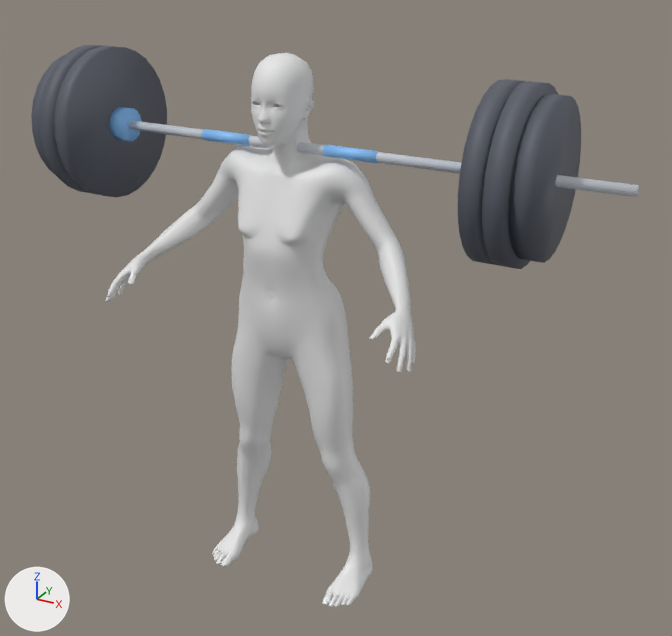
One commit to the glTF model public/models/press.glb: the scene before it, then after it.
The view is the same before and after, from a camera (50 mm lens) standing at (1.35, -2.21, 2.02) and looking at (0.12, 0.03, 0.9). Arrows for +X, +Y and +Z are at lower left; the lights stay in place. The older version comes first. Vertices at exactly the same position are counted once.

In view in the first picture: 'Human', 'bar'.
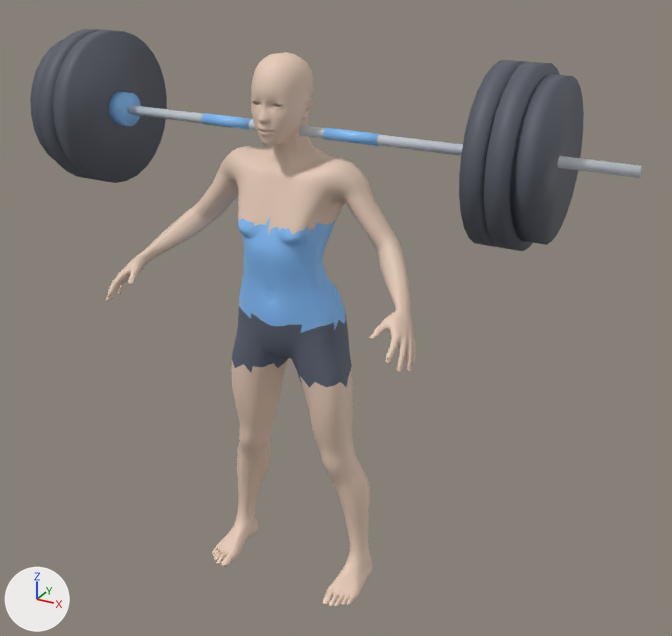
Where the change shows, as pixel boxes [x1, y1, x2, y2] in the pictures (672 x 636 px; the box of a moved part takes in the faces that stretch with it):
```json
{"object": "Human", "change": "reshaped", "before": [105, 53, 416, 607], "after": [105, 52, 416, 607]}
{"object": "bar", "change": "moved", "before": [31, 45, 639, 269], "after": [30, 29, 642, 251]}
{"part": 1, "of": "me_base", "change": "moved or reshaped", "before": [105, 92, 414, 373], "after": [105, 92, 414, 372]}
{"part": 2, "of": "me_base", "change": "moved or reshaped", "before": [324, 536, 373, 607], "after": [324, 536, 373, 606]}
{"part": 3, "of": "me_base", "change": "moved or reshaped", "before": [213, 497, 252, 565], "after": [212, 496, 252, 565]}
{"part": 4, "of": "me_base", "change": "recoloured", "before": [106, 53, 416, 607], "after": [106, 53, 416, 607], "on screen": "white to beige"}
{"part": 5, "of": "me_base", "change": "recoloured", "before": [232, 306, 352, 388], "after": [232, 306, 352, 388], "on screen": "white to greyish blue"}
{"part": 6, "of": "me_base", "change": "recoloured", "before": [239, 218, 345, 333], "after": [239, 218, 345, 333], "on screen": "white to blue"}
```

Edits to the scene script, one JSON object a line:
```json
{"op": "add", "block": "mat_shorts", "code": ["mat_shorts = principled_material('shorts')", "mat_shorts.base_color = (0.11, 0.13, 0.18)  # greyish blue #5d6576", "mat_shorts.roughness = 0.7"]}
{"op": "add", "block": "mat_skin", "code": ["mat_skin = principled_material('skin')", "mat_skin.base_color = (0.8, 0.6, 0.48)  # beige #e7cbb8", "mat_skin.roughness = 0.55"]}
{"op": "add", "block": "mat_top", "code": ["mat_top = principled_material('top')", "mat_top.base_color = (0.25, 0.55, 1.0)  # blue #89c4ff", "mat_top.roughness = 0.55"]}
{"block": "me_base", "where": "me_base.from_pydata(...)  # 6691 vertices, 13378 faces; spans x -0.5..0.5, y -0.32..0.1, z 0.0..1.67"}
{"block": "me_base", "where": "# used by ob_human; location = (0.0, 0.0, 0.0)"}
{"block": "me_base", "change": "me_base part 1: 139 vertices moved within x -0.49..0.49, y -0.31..0.03, z 0.95..1.58; 135 vertices removed from x -0.49..0.49, y -0.32..0.04, z 0.94..1.57; 135 vertices added at x -0.49..0.49, y -0.32..0.04, z 0.95..1.58"}
{"block": "me_base", "change": "me_base part 2: 36 vertices moved within x 0.18..0.26, y -0.18..0.01, z 0.01..0.08; 30 vertices removed from x 0.18..0.26, y -0.19..0.01, z 0.0..0.13; 30 vertices added at x 0.18..0.26, y -0.19..0.01, z 0.01..0.14"}
{"block": "me_base", "change": "me_base part 3: 25 vertices moved within x -0.26..-0.18, y -0.18..0.01, z 0.01..0.08; 25 vertices removed from x -0.27..-0.18, y -0.19..0.01, z 0.0..0.13; 25 vertices added at x -0.27..-0.18, y -0.19..0.01, z 0.01..0.14"}
{"block": "me_base", "change": "me_base part 4: 8937 faces spanning x -0.5..0.5, y -0.32..0.06, z 0.0..1.67 switch from no material to mat_skin (beige #e7cbb8)"}
{"block": "me_base", "change": "me_base part 5: 622 faces spanning x -0.2..0.2, y -0.14..0.1, z 0.7..0.96 switch from no material to mat_shorts (greyish blue #5d6576)"}
{"block": "me_base", "change": "me_base part 6: 1025 faces spanning x -0.17..0.17, y -0.16..0.09, z 0.88..1.24 switch from no material to mat_top (blue #89c4ff)"}
{"block": "me_cylinder_022", "where": "# used by ob_bar; location = (0.0, 0.0, 0.0)"}
{"op": "remove", "block": "me_cylinder_022", "code": "me_cylinder_022.from_pydata(...)  # 512 vertices, 980 faces; spans x -0.95..0.95, y -0.26..0.19, z 1.19..1.64"}
{"op": "add", "block": "me_cylinder_022", "code": "me_cylinder_022.from_pydata(...)  # 512 vertices, 980 faces; spans x -0.95..0.95, y -0.26..0.19, z 1.24..1.69"}
{"block": "me_cylinder_022", "change": "me_cylinder_022 part 7: the whole mesh is moved by (0.0, 0.0, 0.05)"}
```
